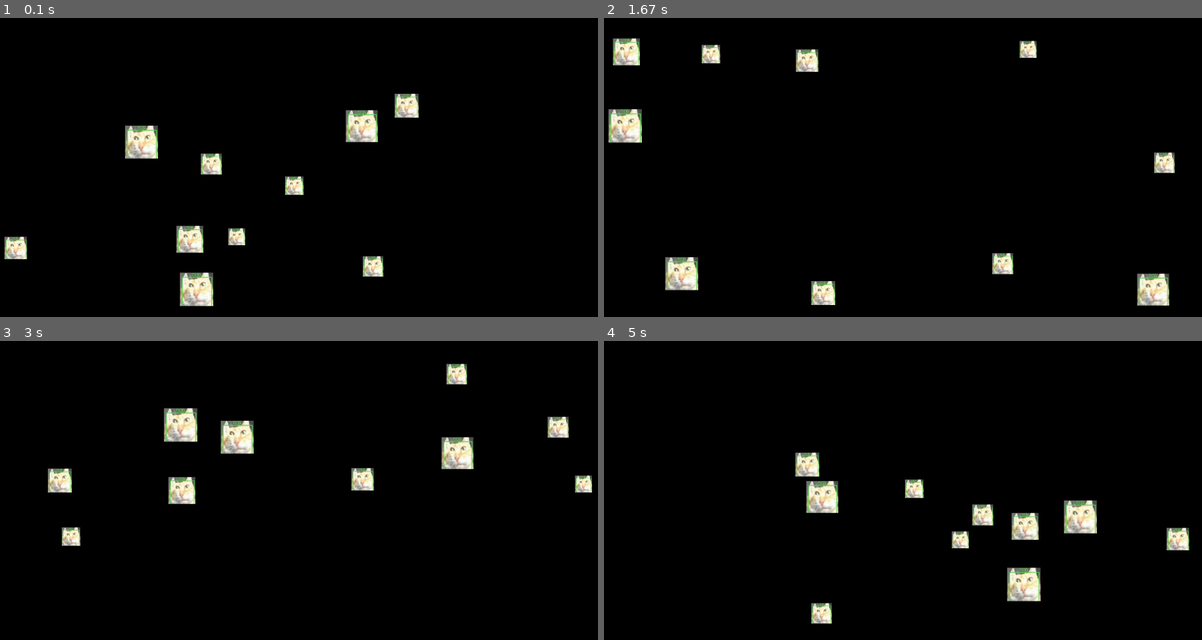
Above: before the commit, frames 1-4 (two rows, left to right).
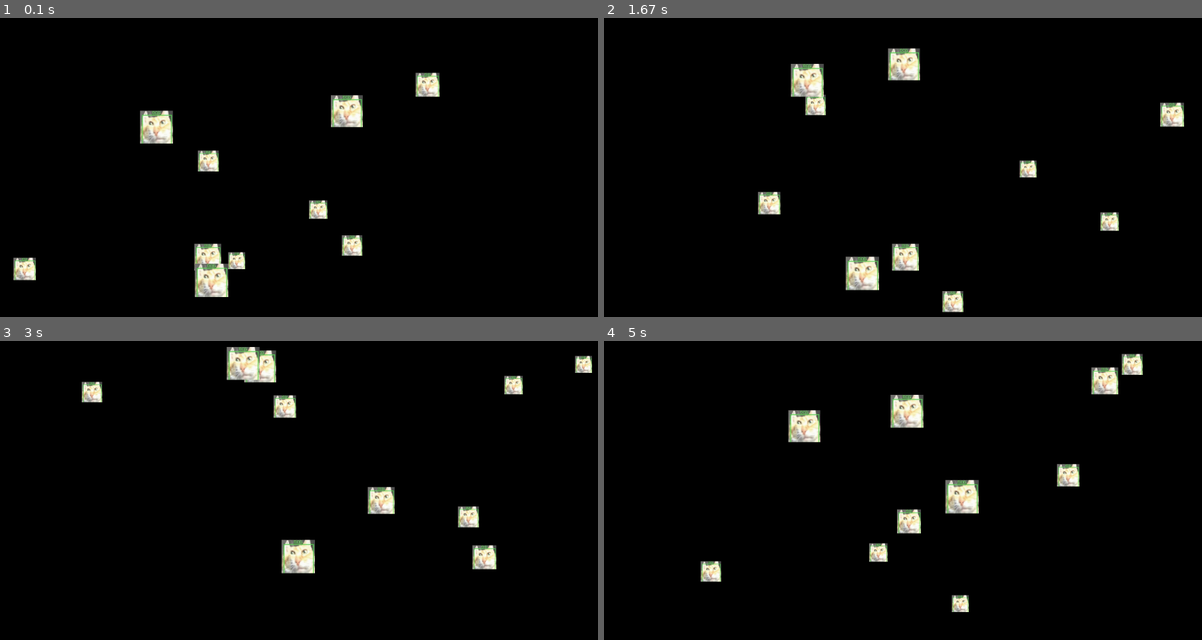
Above: after the commit, the same moments.

Repository: bao333dz/lab8-pygame
Game: pygame game, started from main.py
The game is run twice, just before and just after one commit, with the same random seed, the same clock (stepped at 60 frames per second) and the same inputs.
Inputs:
- Up to frame 1 (0.1 s): no input
- Up to frame 2 (1.67 s): no input
- Up to frame 3 (3 s): no input
- Up to frame 4 (5 s): no input

The runs differ from the first frame. In frame 1, 6.4% of the frame differs, in the area x 0-74%, y 18-97%; in frame 2, 7.4%; in frame 3, 7.2%; in frame 4, 7.5%, in the area x 16-98%, y 4-95%.

Commit message:
refactor: optimize cat initialization and movement logic

Diff:
--- a/main.py
+++ b/main.py
@@ -8,23 +8,41 @@
 pygame.display.set_caption("10 Moving Squares")
 clock = pygame.time.Clock()
 
+#Load the image
 cat_original = pygame.image.load("graphics/cat.png").convert_alpha()
+
+# Generate sizes and positions
+cat_data = []
+for i in range(10):
+    random_size = random.randint(30, 70)
+    random_x = random.randint(0, 1150)
+    random_y = random.randint(0, 550)
+    cat_data.append((random_size, random_x, random_y))
+
+# Sort by size (smallest to biggest)
+cat_data.sort(key=lambda x: x[0])
 
 cat_list = []
 cat_images = []
-for i in range (10):
-    random_size = random.randint(30, 70)
-    cat_scaled = pygame.transform.scale(cat_original, (random_size, random_size))
+speeds = []
+
+for i, (size, pos_x, pos_y) in enumerate(cat_data):
+    # Scale the image
+    cat_scaled = pygame.transform.scale(cat_original, (size, size))
     cat_images.append(cat_scaled)
 
-    random_x = random.randint(0, 1150)
-    random_y = random.randint(0, 550)
-    cat_rect = cat_scaled.get_rect(topleft = (random_x, random_y))
+    # Create rect
+    cat_rect = cat_scaled.get_rect(topleft=(pos_x, pos_y))
     cat_list.append(cat_rect)
 
-cat_speed_x = [random.choice([4, -4]) for i in range(10)]
-cat_speed_y = [random.choice([4, -4]) for i in range(10)]
+    # Assign speed inversely to size (small = fast, big = slow)
+    # Size 30 -> speed 5, Size 70 -> speed 1
+    speed = int(5 - (size - 30) / 10)
+    speeds.append(speed)
 
+# Randomly assign directions (multiply by 1 or -1)
+cat_speed_x = [speed * random.choice([1, -1]) for speed in speeds]
+cat_speed_y = [speed * random.choice([1, -1]) for speed in speeds]
 
 while True:
     for event in pygame.event.get():
@@ -34,21 +52,22 @@
 
     screen.fill("Black")
 
+    #
     for i, cat_rect in enumerate(cat_list):
         cat_rect.x += cat_speed_x[i]
         cat_rect.y += cat_speed_y[i]
 
         # LEFT/RIGHT walls - reverse X speed
         if cat_rect.left <= 0:
-            cat_speed_x[i] = 4
+            cat_speed_x[i] = -cat_speed_x[i]
         if cat_rect.right >= 1200:
-            cat_speed_x[i] = -4
+            cat_speed_x[i] = -cat_speed_x[i]
 
         # TOP/BOTTOM walls - reverse Y speed
         if cat_rect.top <= 0:
-            cat_speed_y[i] = 4
+            cat_speed_y[i] = -cat_speed_y[i]
         if cat_rect.bottom >= 600:
-            cat_speed_y[i] = -4
+            cat_speed_y[i] = -cat_speed_y[i]
 
     for i, cat_rect in enumerate(cat_list):
         screen.blit(cat_images[i], cat_rect)
